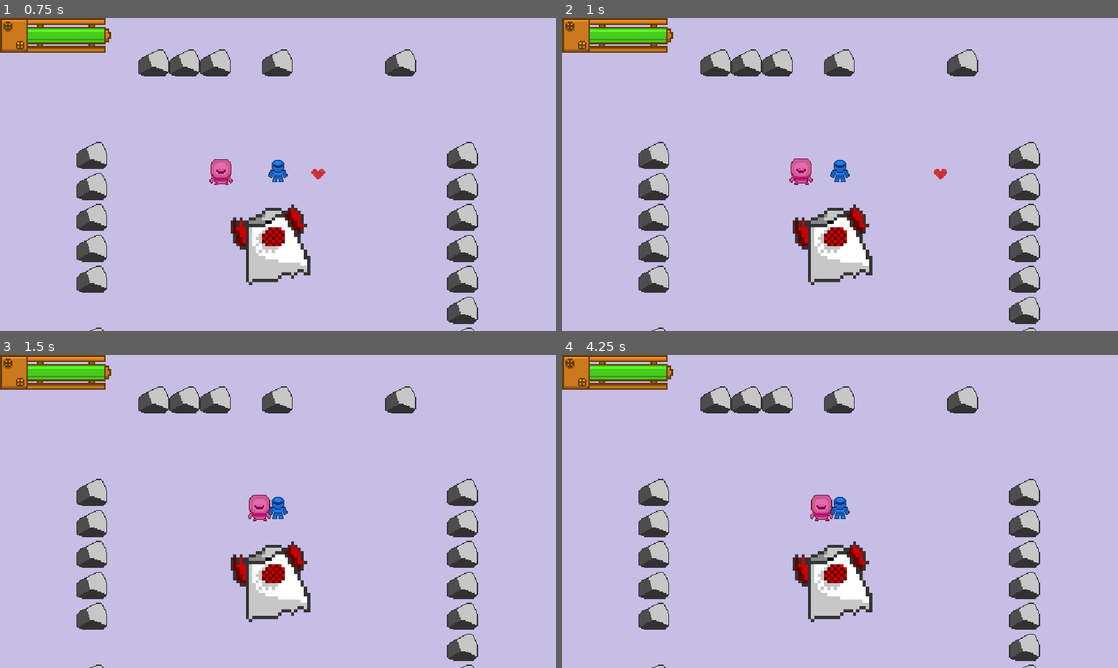
Above: before the commit, frames 1-4 (two rows, left to right).
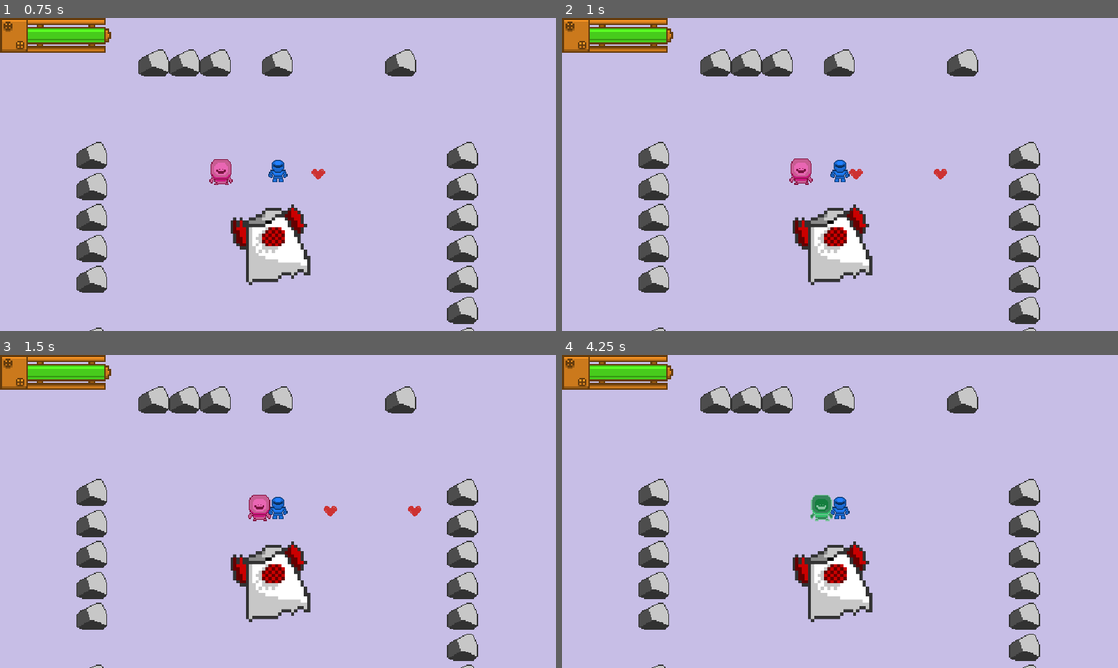
Above: after the commit, the same moments.

Repository: FREQ-E/Hanno
Game: Godot game, scene res://levels/test/test.tscn
Same seed, same stepped clock (60 frames per second), same inputs: the game is played once before the commit and once after it.
Inputs:
- Up to frame 1 (0.75 s): hold Right (fire_right) from 0.53 s (still down); hold Space (sprint) from 0.53 s (still down)
- Up to frame 2 (1 s): keep holding Right (fire_right); keep holding Space (sprint)
- Up to frame 3 (1.5 s): release Right (fire_right) at 1.28 s; release Space (sprint) at 1.28 s; hold Down (fire_down) from 1.28 s (still down); tap Space (sprint) at 1.35 s
- Up to frame 4 (4.25 s): release Down (fire_down) at 2.03 s; hold Right (fire_right) 2.03-2.78 s; hold Space (sprint) 2.03-2.78 s; hold Up (fire_up) 2.78-3.53 s; tap Space (sprint) at 2.85 s; tap Enter at 3.5 s; hold Left (fire_left) from 3.53 s (still down); hold Space (sprint) from 3.53 s (still down)

Frame 1 is identical in both runs. In frame 2, less than 0.1% of the frame differs, in the area x 51-55%, y 48-52%; in frame 3, 0.1%; in frame 4, 0.3%, in the area x 44-49%, y 44-54%.

Commit message:
Idamageable health can now actually be edited in export
player shooting line is returned (after being misdeleted)

Diff:
--- a/combat_scripts/damageable.gd
+++ b/combat_scripts/damageable.gd
@@ -15,6 +15,12 @@
 export var undying := false setget set_undying		# if true, won't die when health drops below 0. If health was below 0 and undying is set to false, death will be emitted
 export var unhealing := false						# if true, won't be able to heal
 
+var _is_ready := false
+
+
+func _ready():
+	_is_ready = true
+
 
 func set_max_health(value: float) -> void:
 	max_health = value
@@ -24,6 +30,10 @@
 
 
 func set_health(value: float) -> void:
+	if not _is_ready:
+		health = value
+		return
+
 	if value < health:
 		emit_signal("damaged", health - value)
 
--- a/combat_scripts/player_shooting.gd
+++ b/combat_scripts/player_shooting.gd
@@ -38,3 +38,4 @@
 	get_tree().current_scene.add_child(bullet_instance)
 	can_fire = false
 	yield(get_tree().create_timer(fire_rate), "timeout")
+	can_fire = true
